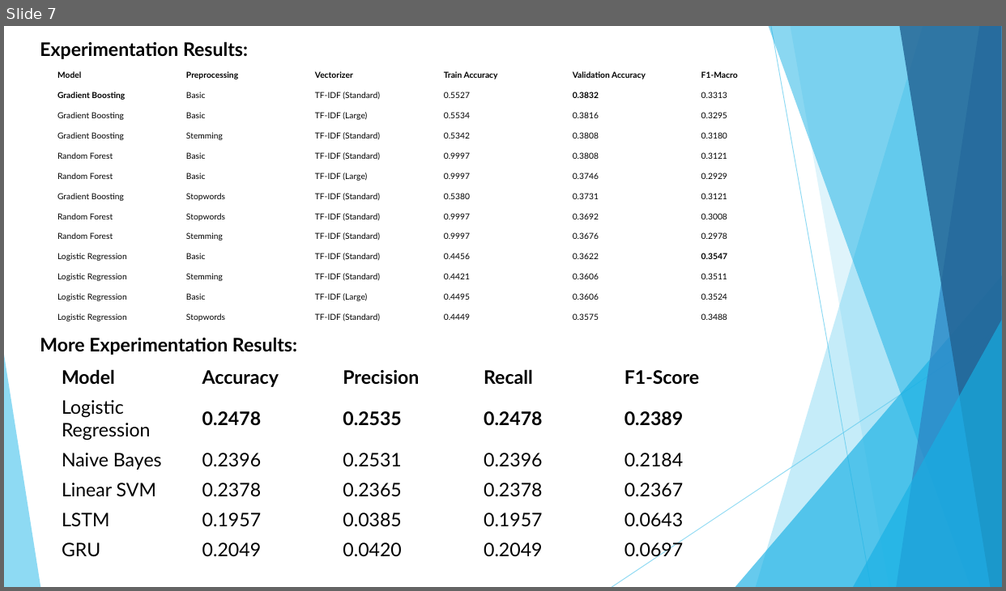
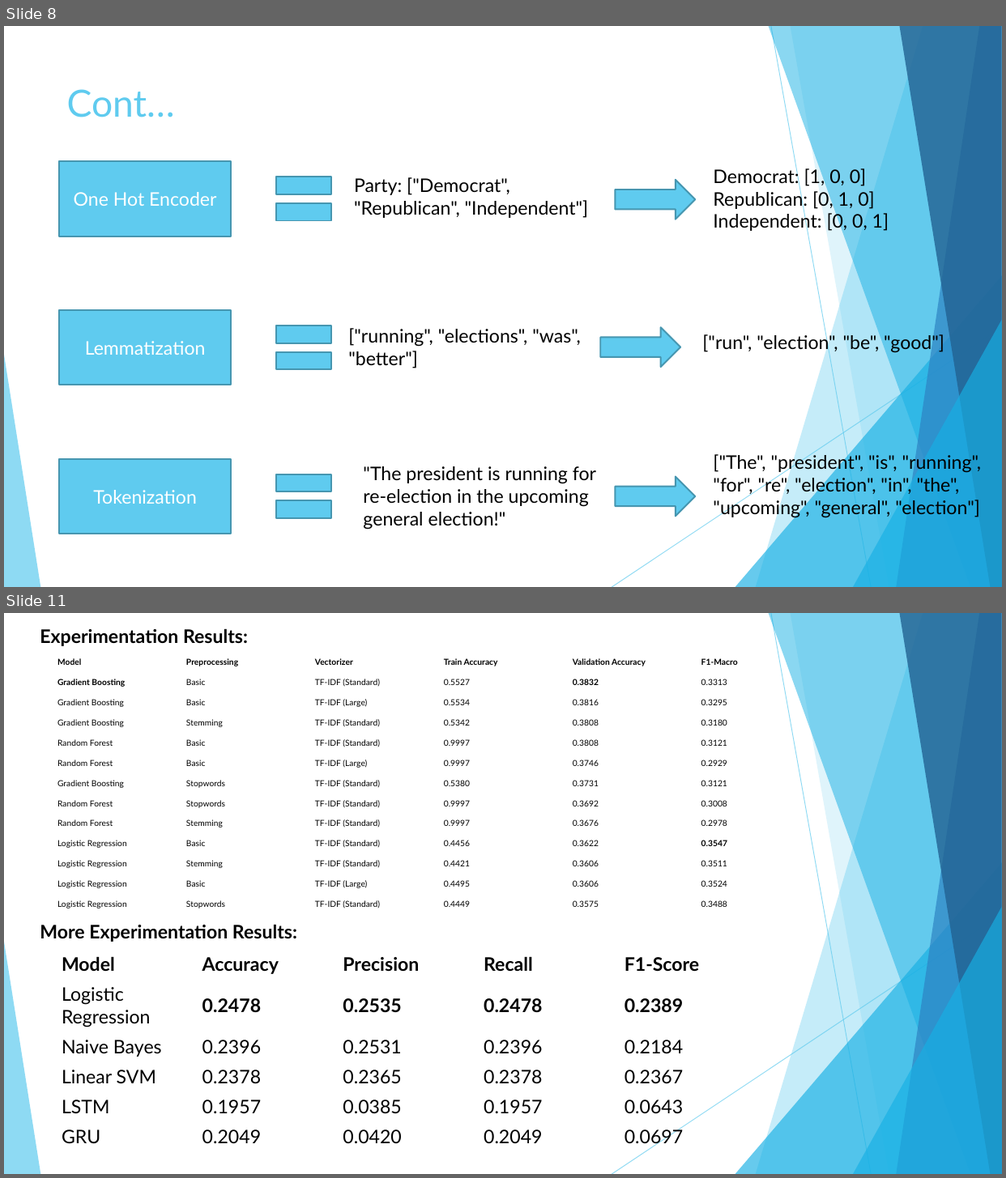
Before and after one commit to MohammedRaghib/Capstone-Project-ML2, a slide deck: Imposter.pptx. Shown one above the other, each under a label of ours: slide 7 before the commit, slides 8 and 11 after it; the slides between them are not shown. The pictures are 1006x591 and 1006x1178 pixels, drawn with LibreOffice and Linux fonts; fonts in the diff are those of the drawing. Boxes give left, top, right and bottom in pixels: in the first picture for what was removed or moved away, otherwise in the second. Text is boxed around its words. In the diff, an @@ line names an element or a change of style, - is before the commit and + after.

```diff
--- a/Imposter.pptx
+++ b/Imposter.pptx
@@ slide 8 added at box(4, 26, 1002, 587), background #FFFFFF; not listed: 10 template elements that a slide beside it also shows @@
@@ title added at box(67, 89, 175, 118), 36 pt, text #5FCBEF @@
+Cont…
@@ rectangle added at box(59, 161, 231, 237), fill #5FCBEF, outline #4696B1 1.5 pt, 18 pt, text #FFFFFF @@
+One Hot Encoder
@@ math equal added at box(266, 161, 342, 237), fill #5FCBEF, outline #4696B1 1.5 pt @@
@@ text added at box(713, 167, 889, 233), 18 pt, text #000000 @@
+Democrat: [1, 0, 0]
+Republican: [0, 1, 0]
+Independent: [0, 0, 1]
@@ text added at box(354, 177, 589, 218), 18 pt, text #000000 @@
+Party: ["Democrat", "Republican", "Independent"]
@@ right arrow added at box(615, 179, 695, 219), fill #5FCBEF, outline #4696B1 1.5 pt @@
@@ rectangle added at box(59, 310, 231, 386), fill #5FCBEF, outline #4696B1 1.5 pt, 18 pt, text #FFFFFF @@
+Lemmatization
@@ math equal added at box(266, 310, 342, 386), fill #5FCBEF, outline #4696B1 1.5 pt @@
@@ text added at box(348, 328, 580, 369), 18 pt, text #000000 @@
+["running", "elections", "was", "better"]
@@ right arrow added at box(601, 327, 681, 367), fill #5FCBEF, outline #4696B1 1.5 pt @@
@@ text added at box(702, 333, 944, 354), 18 pt, text #000000 @@
+["run", "election", "be", "good"]
@@ rectangle added at box(59, 459, 231, 535), fill #5FCBEF, outline #4696B1 1.5 pt, 18 pt, text #FFFFFF @@
+Tokenization
@@ math equal added at box(266, 459, 342, 535), fill #5FCBEF, outline #4696B1 1.5 pt @@
@@ text added at box(713, 453, 981, 519), 18 pt, text #000000 @@
+["The", "president", "is", "running", "for", "re", "election", "in", "the", "upcoming", "general", "election"]
@@ text added at box(363, 467, 596, 530), 18 pt, text #000000 @@
+"The president is running for re-election in the upcoming general election!"
@@ right arrow added at box(615, 476, 695, 516), fill #5FCBEF, outline #4696B1 1.5 pt @@
@@ what was slide 7 is now slide 11 @@
```
Also in this commit, not shown: 5 other slides added, 1 slide removed.
